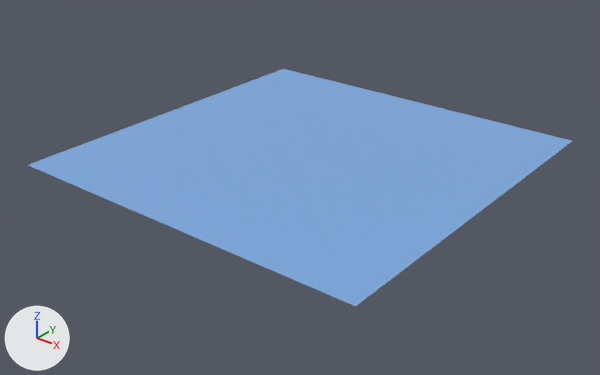
An edit to the glTF model assets/models/water-swell-48-lite.glb, drawn before and after from the same camera.
Before and after are seen from a camera (50 mm lens) standing at (1554.0, -1989.0, 1094.0) and looking at (8.0, -58.0, -104.0). The axes (+X, +Y, +Z) are drawn at lower left. The lights are the same throughout. The first picture is the older version.

The first picture shows 'SwellLite'.
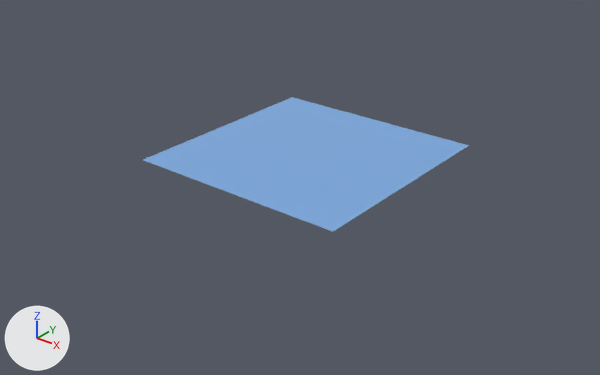
The change, as a diff of the scene's bpy script:
```diff
--- a/assets/models/water-swell-48-lite.glb.py
+++ b/assets/models/water-swell-48-lite.glb.py
@@ me_swelllite @@
 # used by ob_swelllite; location = (0.0, 0.0, 0.0)
-me_swelllite.from_pydata(...)  # 1681 vertices, 3200 faces; spans x -640.0..640.0, y -640.0..640.0, z 0.0
+me_swelllite.from_pydata(...)  # 625 vertices, 1152 faces; spans x -384.0..384.0, y -384.0..384.0, z 0.0
+# me_swelllite part 1: 1056 vertices removed from x -640.0..640.0, y -640.0..640.0, z 0.0
 me_swelllite.materials.append(mat_sea)
```

Boxes [x1, y1, x2, y2] around the edits, measured in the pictures (600 x 375 px):
'SwellLite', reshaped (40% narrower, 43% shorter): before [28, 69, 572, 306]; after [143, 97, 469, 232]
part 1 of me_swelllite, deleted (blue): before [28, 69, 572, 306]
